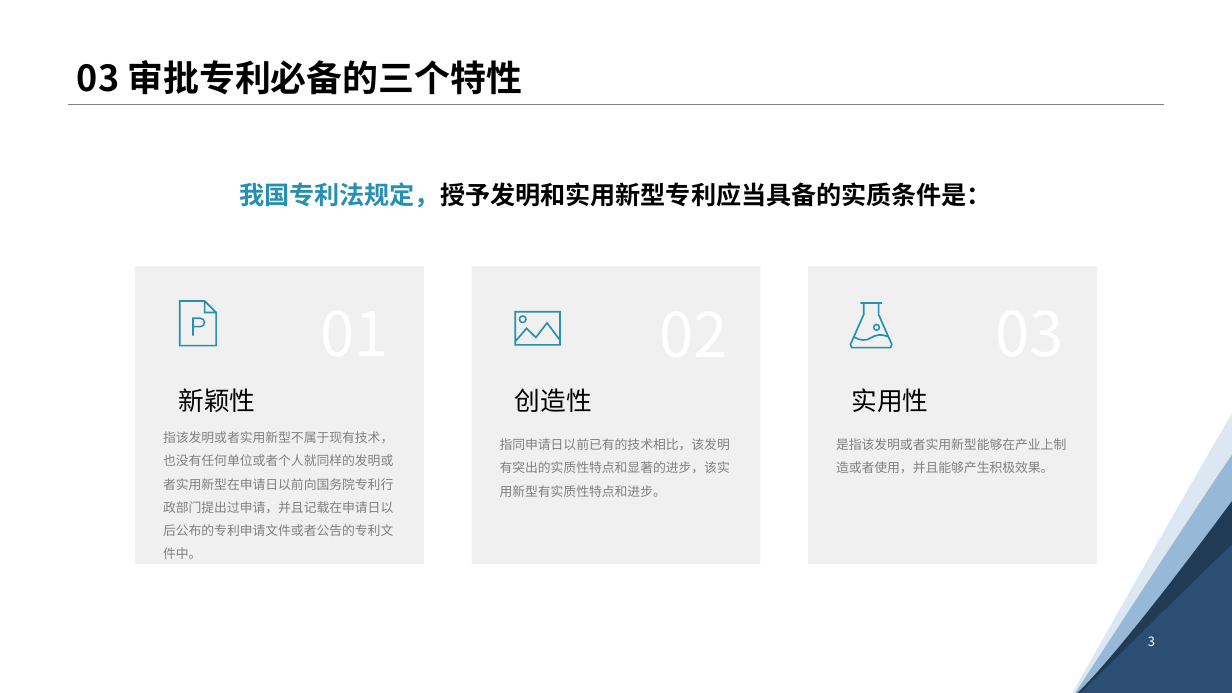
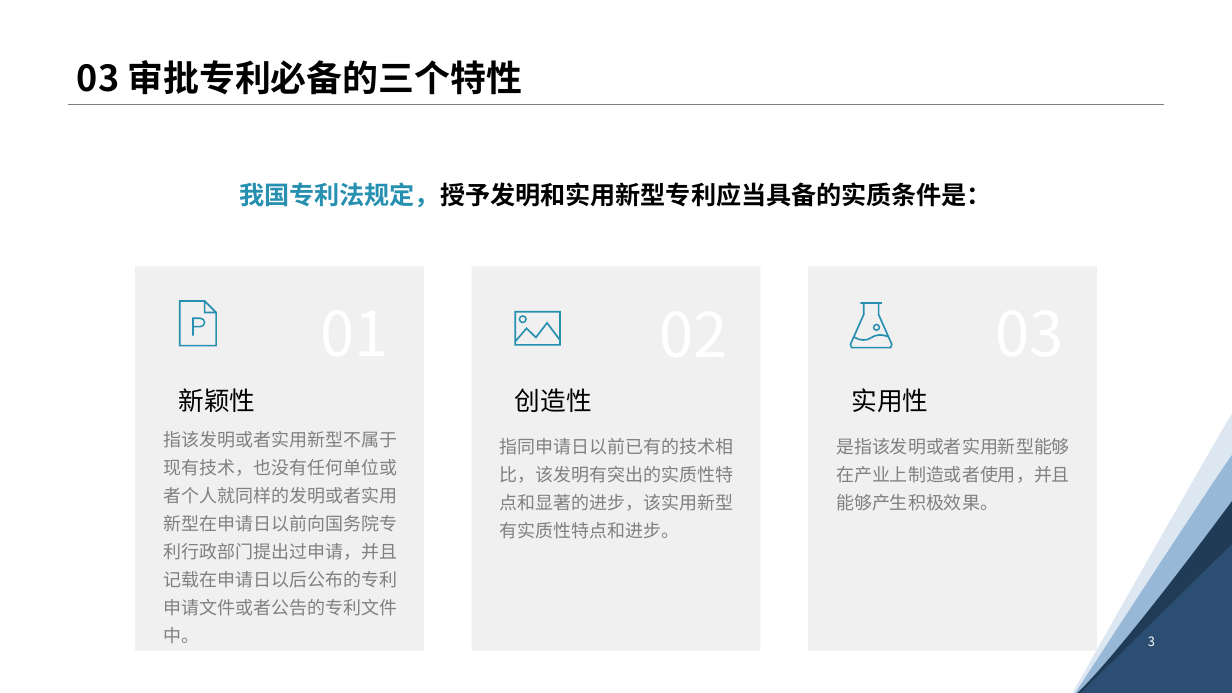
Before and after one commit to ACui96/HowToWriteAPatent, a slide deck: slide 6 of 如何撰写专利.pptx. Drawn at 1232x693 pixels with LibreOffice and Linux fonts; fonts in the diff are those of the drawing. Boxes give left, top, right and bottom in pixels: in the first picture for what was removed or moved away, otherwise in the second. Text is boxed around its words. In the diff, an @@ line names an element or a change of style, - is before the commit and + after.

```diff
--- a/如何撰写专利.pptx
+++ b/如何撰写专利.pptx
@@ rectangle: place and size @@
-rectangle at <box>135,266,424,564</box>
+rectangle at <box>135,266,424,651</box>
@@ rectangle: place and size @@
-rectangle at <box>471,266,761,564</box>
+rectangle at <box>471,266,761,651</box>
@@ rectangle: place and size @@
-rectangle at <box>809,266,1098,564</box>
+rectangle at <box>809,266,1098,651</box>
@@ size 10 to 14 pt; line spacing 1.5 to 1.3 in 3 elements at <box>836,438,1070,511</box>, <box>500,438,734,539</box>, <box>163,431,397,643</box> @@
```
Also in this commit, not shown: 11 other slides changed.
